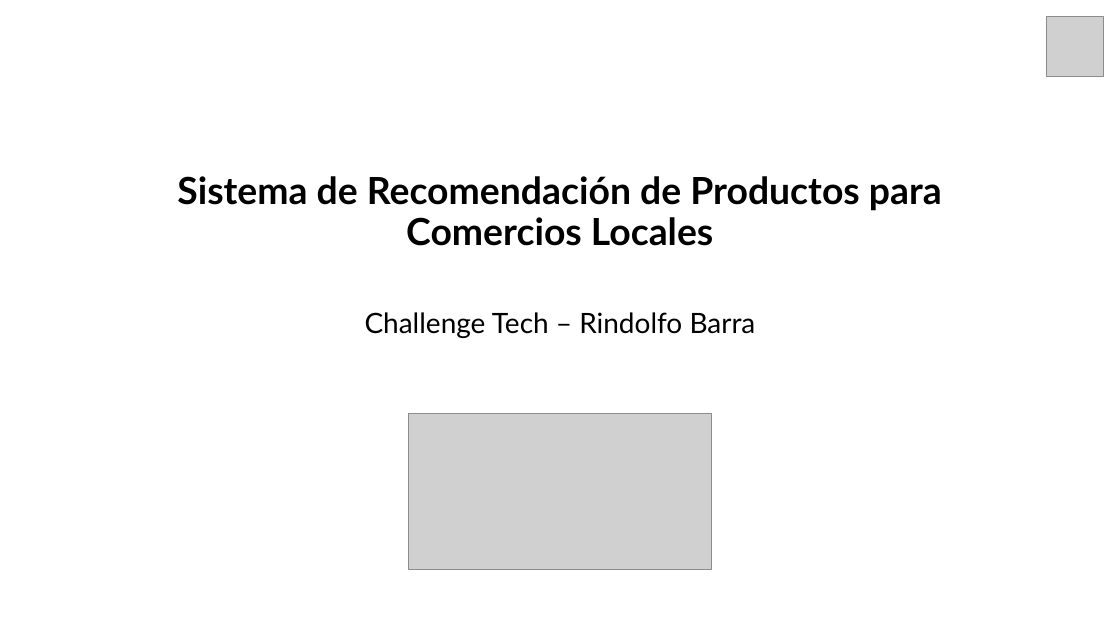
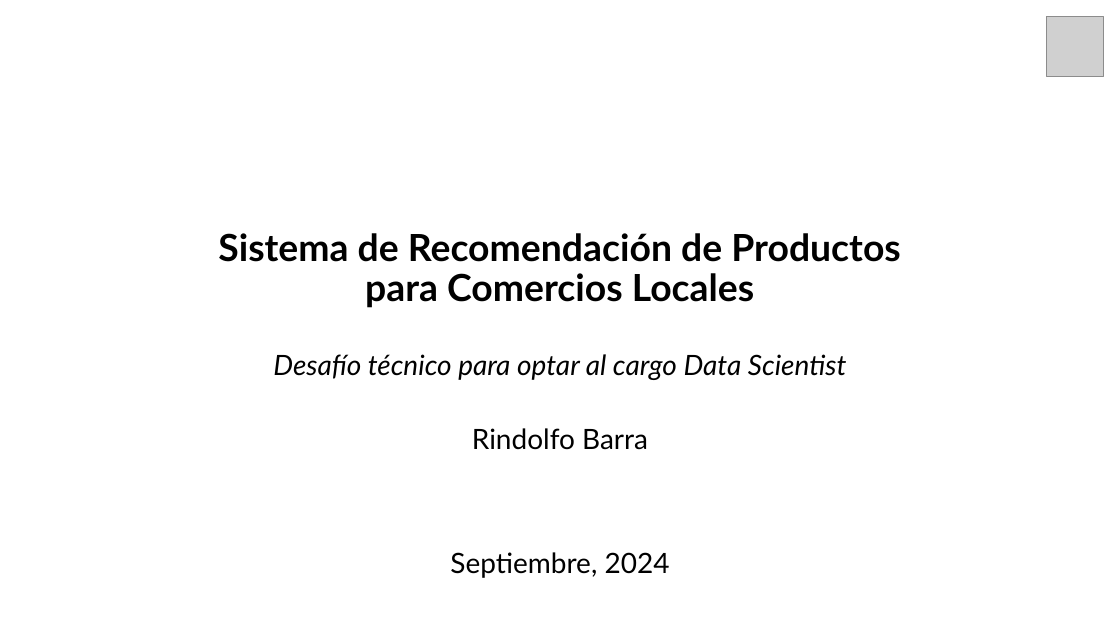
Before and after one commit to rownlet/recom_system, a slide deck: slide 1 of docs/Techallenge.pptx. Drawn at 1120x630 pixels with LibreOffice and Linux fonts; fonts in the diff are those of the drawing; grey boxes stand for pictures. Boxes give left, top, right and bottom in pixels: in the first picture for what was removed or moved away, otherwise in the second. Text is boxed around its words. In the diff, an @@ line names an element or a change of style, - is before the commit and + after.

```diff
--- a/docs/Techallenge.pptx
+++ b/docs/Techallenge.pptx
@@ title "Sistema de Recomendación de Productos ..." rewrapped from box(177, 176, 942, 246) to box(218, 233, 901, 308) @@
@@ text added at box(273, 354, 847, 380), 24 pt, text #000000, italic @@
+Desafío técnico para optar al cargo Data Scientist
@@ picture removed at box(409, 414, 712, 570) @@
@@ subtitle at box(472, 428, 648, 450): text changed @@
-Challenge Tech – Rindolfo Barra
+Rindolfo Barra
@@ text added at box(450, 552, 670, 578), 24 pt, text #000000 @@
+Septiembre, 2024
```
Also in this commit, not shown: 11 slides added, 1 slide removed.
